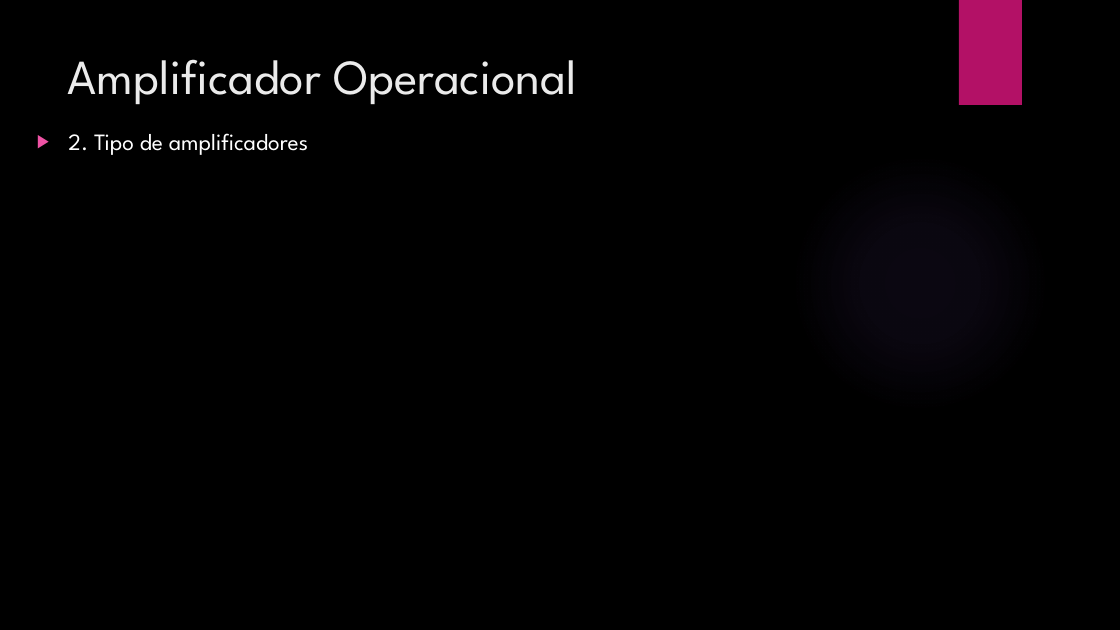
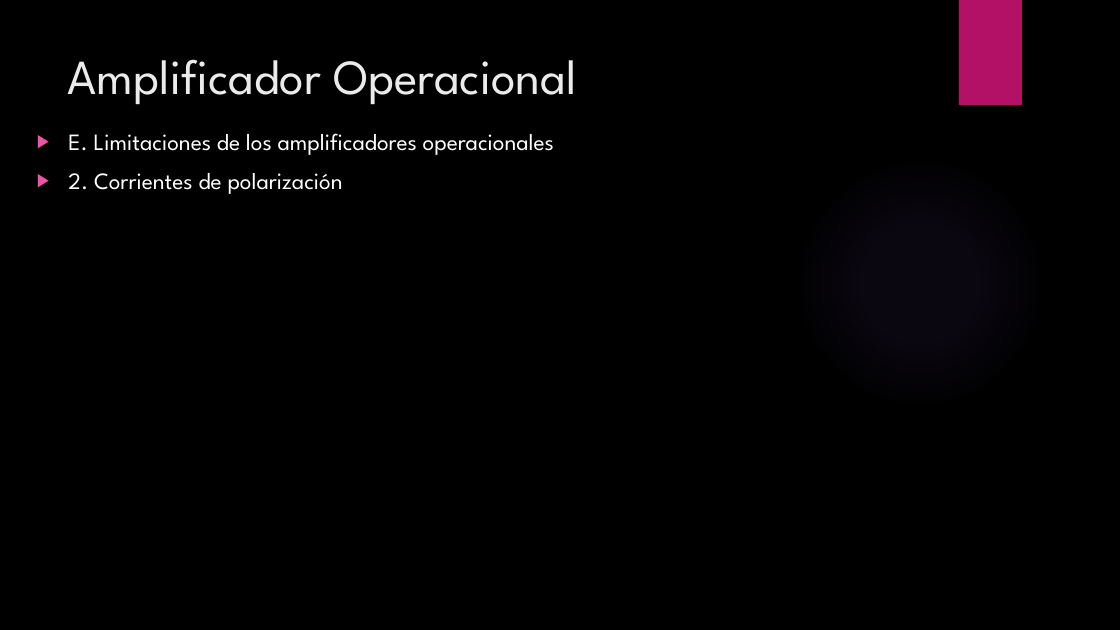
Before and after one commit to ulatinaedupa/ElectronicsII, a slide deck: slide 79 of Presentación/Electronica II.pptx (slide 52 before the commit). Drawn at 1120x630 pixels with LibreOffice and Linux fonts; fonts in the diff are those of the drawing; background and template pictures are left out. Boxes give left, top, right and bottom in pixels: in the first picture for what was removed or moved away, otherwise in the second. Text is boxed around its words. In the diff, an @@ line names an element or a change of style, - is before the commit and + after.

```diff
--- a/Presentación/Electronica II.pptx
+++ b/Presentación/Electronica II.pptx
@@ text at [68,133,554,194]: text changed @@
-▶ 2. Tipo de amplificadores
+▶ E. Limitaciones de los amplificadores operacionales
+▶ 2. Corrientes de polarización
```
Also in this commit, not shown: 3 other slides changed, 25 slides added, 12 slides removed, 3 other files.
